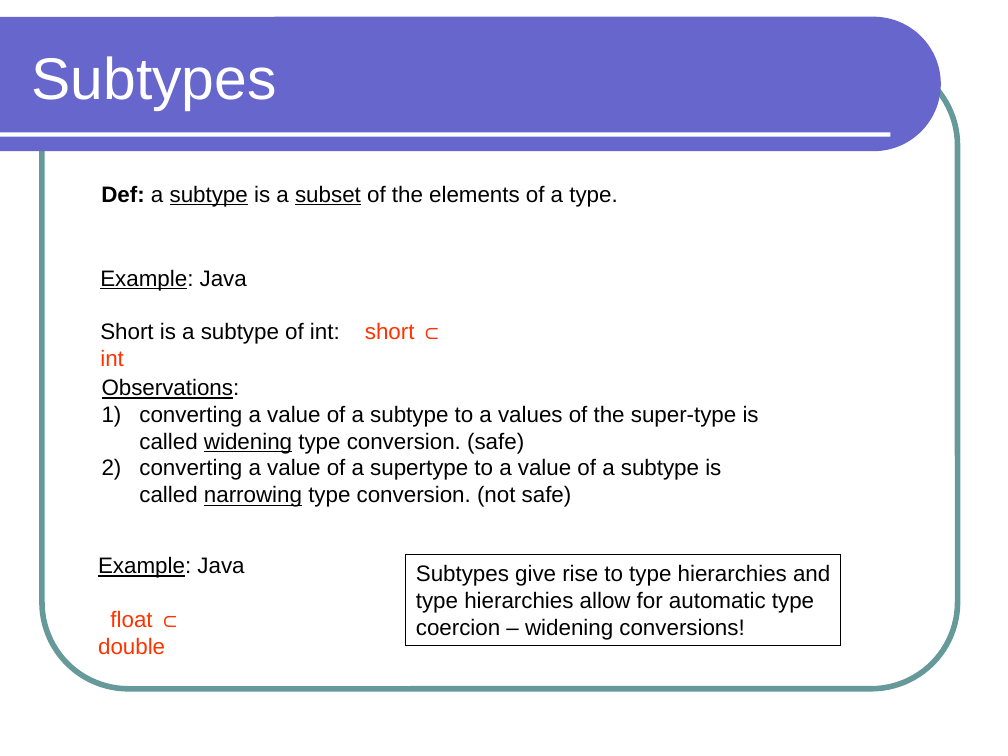
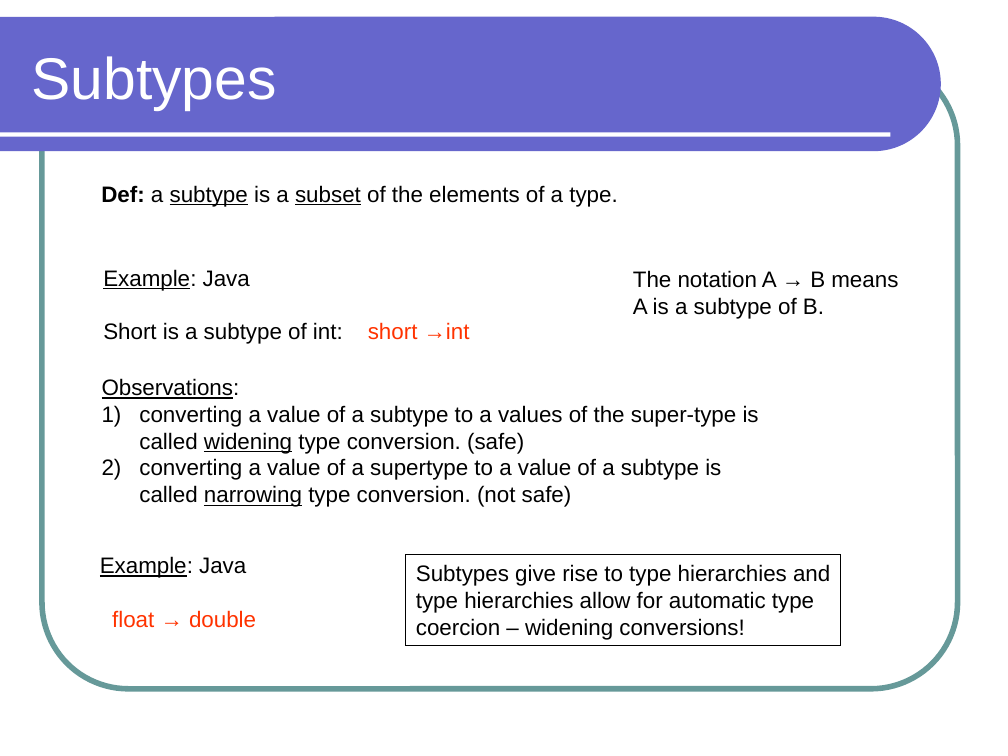
Before and after one commit to lutzhamel/CSC301, a slide deck: slide 6 of notes/csc301-ln003.ppt. Drawn at 1008x756 pixels with LibreOffice and Linux fonts; fonts in the diff are those of the drawing. Boxes give left, top, right and bottom in pixels: in the first picture for what was removed or moved away, otherwise in the second. Text is boxed around its words. In the diff, an @@ line names an element or a change of style, - is before the commit and + after.

```diff
--- a/notes/csc301-ln003.ppt
+++ b/notes/csc301-ln003.ppt
@@ text added at [633, 270, 898, 319], 16 pt, text #000000 @@
+The notation A → B means
+A is a subtype of B.
@@ text at [103, 322, 470, 344]: text changed @@
-Short is a subtype of int: short ⊂ int
+Short is a subtype of int: short →int
@@ text at [112, 610, 256, 628]: text changed @@
-float ⊂ double
+float → double
```
Also in this commit, not shown: 2 other slides changed, 1 other file.
